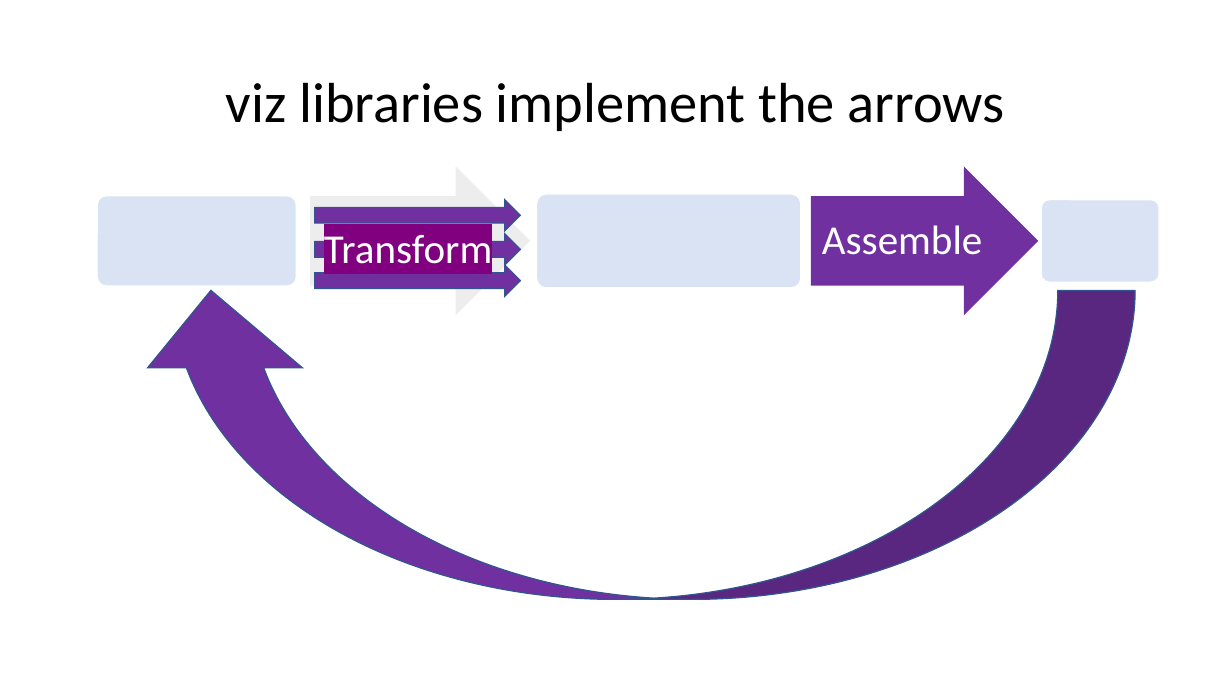
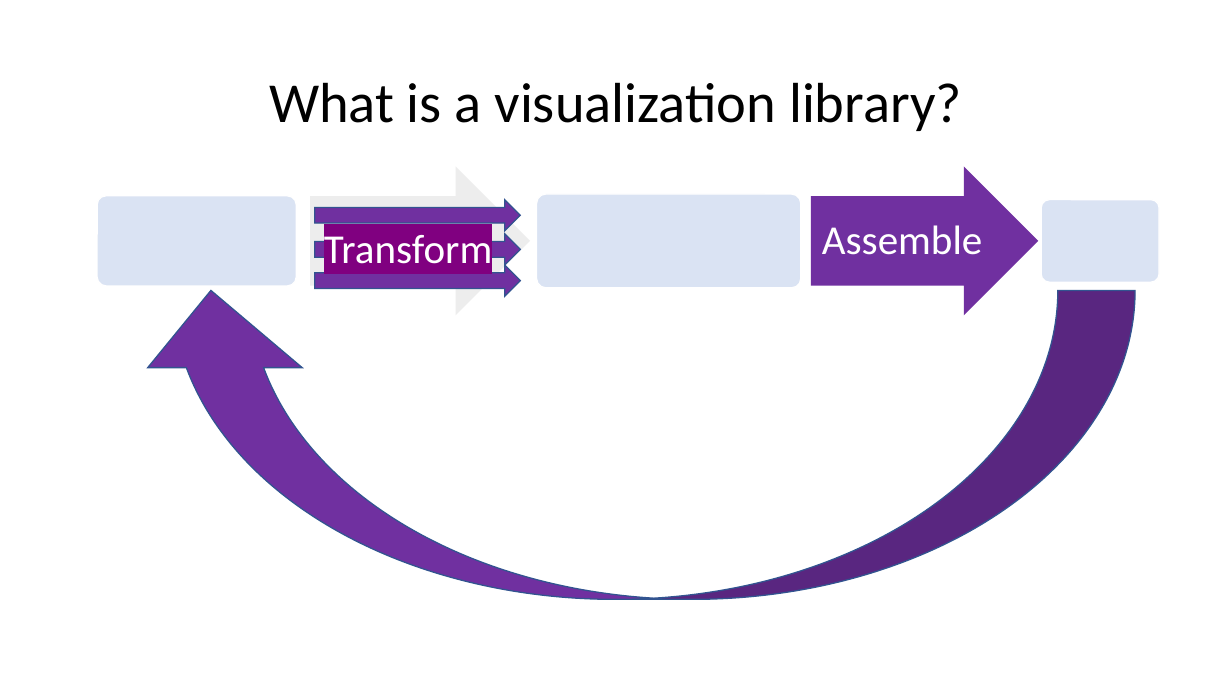
Before and after one commit to story645/proposal, a slide deck: slide 4 of deck/pres.pptx (slide 2 before the commit). Drawn at 1232x693 pixels with LibreOffice and Linux fonts; fonts in the diff are those of the drawing. Boxes give left, top, right and bottom in pixels: in the first picture for what was removed or moved away, otherwise in the second. Text is boxed around its words. In the diff, an @@ line names an element or a change of style, - is before the commit and + after.

```diff
--- a/deck/pres.pptx
+++ b/deck/pres.pptx
@@ title at (269, 82, 962, 131): text changed @@
-viz libraries implement the arrows
+What is a visualization library?
```
Also in this commit, not shown: 7 other slides changed, 17 slides added, 14 slides removed, 4 other files.
